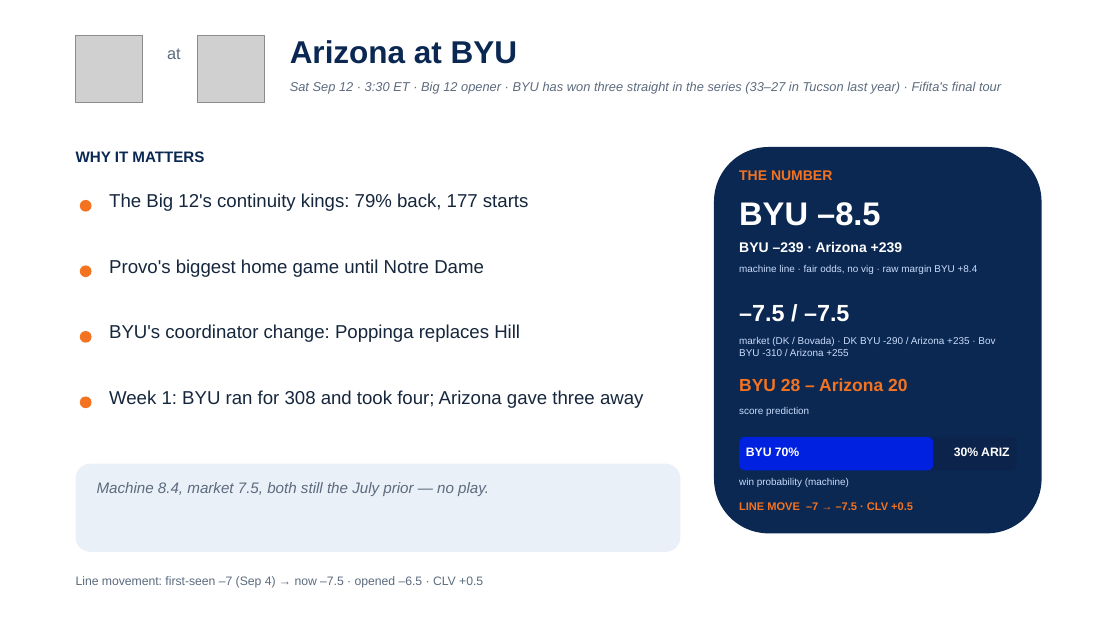
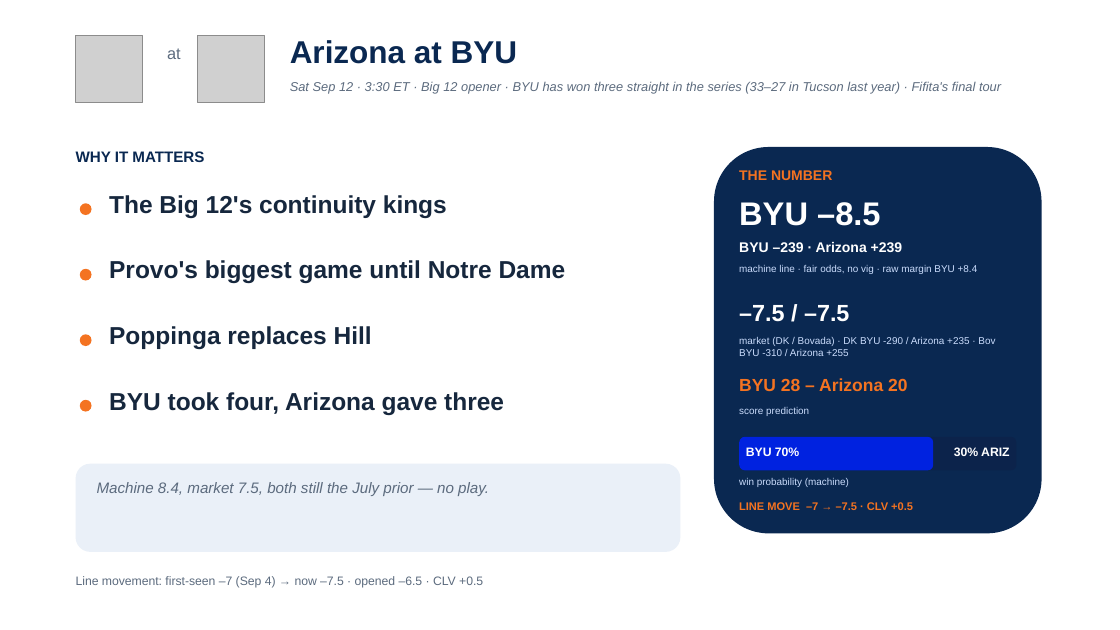
Before and after one commit to lucasalvarezflorida-lab/ncaa-fbs-analytics, a slide deck: slide 12 of decks/2026_Week2_Episode3.pptx. Drawn at 1120x630 pixels with LibreOffice and Linux fonts; fonts in the diff are those of the drawing; grey boxes stand for pictures. Boxes give left, top, right and bottom in pixels: in the first picture for what was removed or moved away, otherwise in the second. Text is boxed around its words. In the diff, an @@ line names an element or a change of style, - is before the commit and + after.

```diff
--- a/decks/2026_Week2_Episode3.pptx
+++ b/decks/2026_Week2_Episode3.pptx
@@ text at [109,195,447,218]: text changed; size 16 to 21 pt; bold on @@
-The Big 12's continuity kings: 79% back, 177 starts
+The Big 12's continuity kings
@@ ellipse: place and size @@
-ellipse at [80,266,92,277]
+ellipse at [80,269,92,281]
@@ text at [109,260,566,283]: text changed; size 16 to 21 pt; bold on @@
-Provo's biggest home game until Notre Dame
+Provo's biggest game until Notre Dame
@@ text at [109,326,372,349]: text changed; size 16 to 21 pt; bold on @@
-BYU's coordinator change: Poppinga replaces Hill
+Poppinga replaces Hill
@@ ellipse: place and size @@
-ellipse at [80,397,92,408]
+ellipse at [80,400,92,412]
@@ text at [109,392,504,415]: text changed; size 16 to 21 pt; bold on @@
-Week 1: BYU ran for 308 and took four; Arizona gave three away
+BYU took four, Arizona gave three
```
Also in this commit, not shown: 4 other slides changed, 1 other file.
